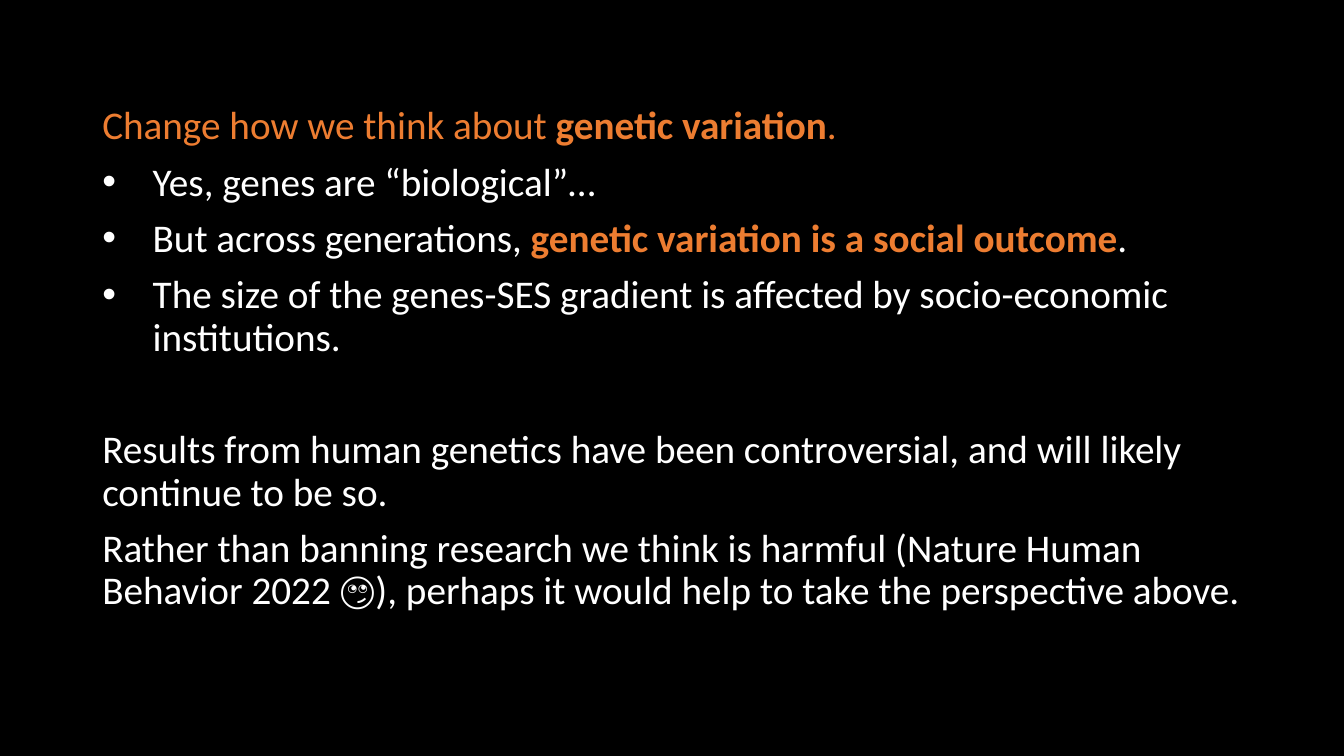
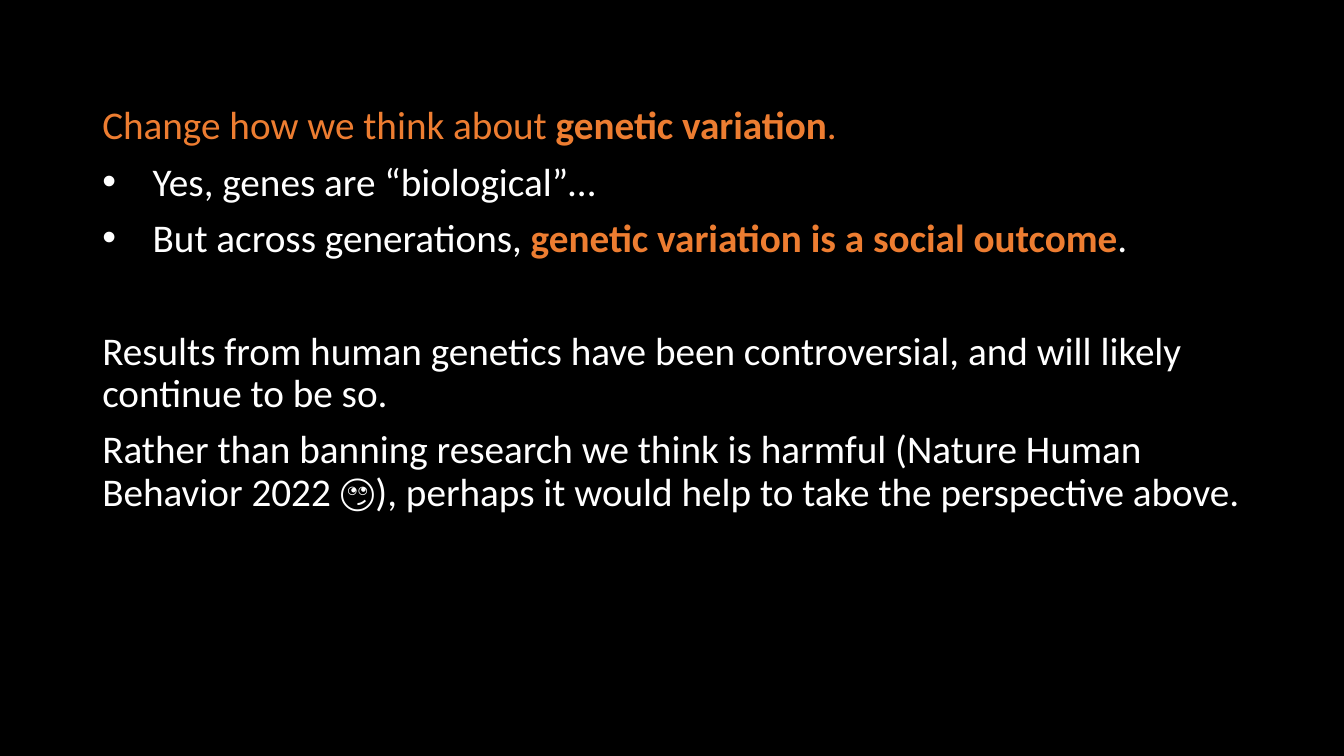
Before and after one commit to hughjonesd/trading-genetics, a slide deck: slide 23 of ESSGM Bologna 2023 presentation.pptx. Drawn at 1344x756 pixels with LibreOffice and Linux fonts; fonts in the diff are those of the drawing. Boxes give left, top, right and bottom in pixels: in the first picture for what was removed or moved away, otherwise in the second. Text is boxed around its words. In the diff, an @@ line names an element or a change of style, - is before the commit and + after.

```diff
--- a/ESSGM Bologna 2023 presentation.pptx
+++ b/ESSGM Bologna 2023 presentation.pptx
@@ text at (153,280,1167,352): paragraph removed @@
-• The size of the genes-SES gradient is affected by socio-economic institutions.
```
Also in this commit, not shown: 14 other slides changed, 4 slides added, 4 slides removed, 1 other file.
